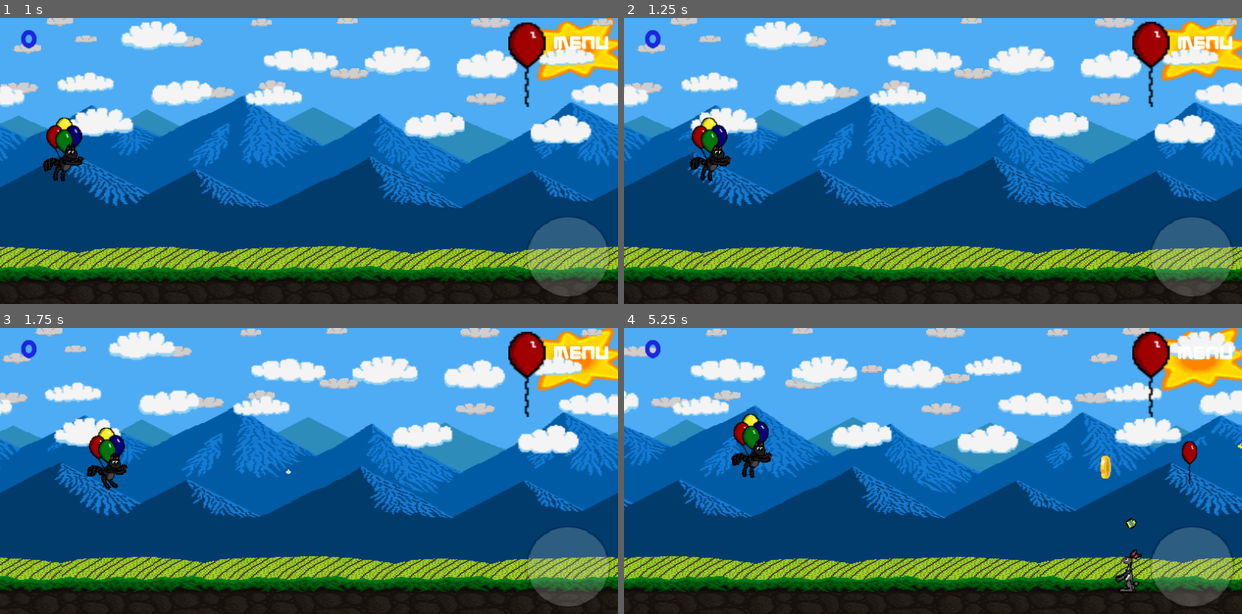
Above: before the commit, frames 1-4 (two rows, left to right).
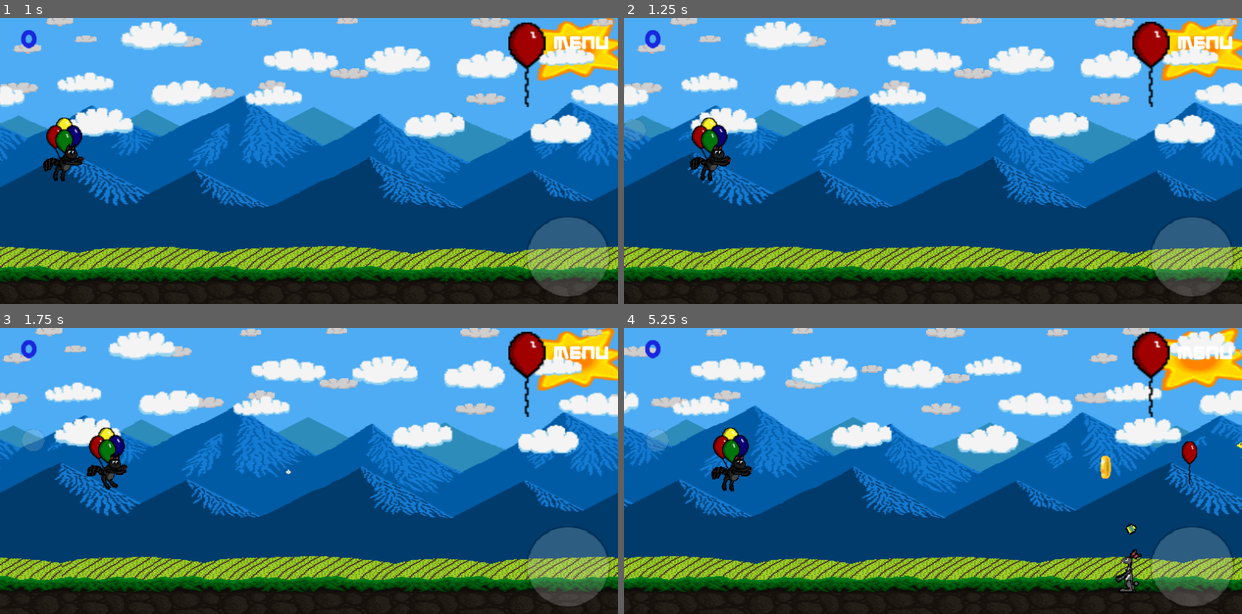
Above: after the commit, the same moments.

Repository: AldieNightStar/balloon_cat
Game: Godot game, scene res://Levels/Level01.tscn
Two runs of this game, one before a commit and one after it. Both use one fixed random seed, a clock stepped at 60 frames per second and the inputs below. This scene is started directly instead of the project's main scene.
Inputs (mouse positions are in pixels of both pictures, inside the frame that each line leads up to):
- Up to frame 1 (1 s): tap Enter (ui_accept) at 0.5, 0.77 s; move the mouse to (444, 146) at 0.52 s; click (444, 146) at 0.67 s
- Up to frame 2 (1.25 s): no input
- Up to frame 3 (1.75 s): move the mouse to (185, 485) at 1.27 s; click (185, 485) at 1.42 s; tap Enter (ui_accept) at 1.52 s
- Up to frame 4 (5.25 s): move the mouse to (994, 408) at 2.02 s; click (994, 408) at 2.17 s; move the mouse to (902, 528) at 2.77 s; click (902, 528) at 2.92 s; tap Enter (ui_accept) at 3.02, 3.77, 4.52 s; move the mouse to (1118, 513) at 3.52 s; click (1118, 513) at 3.67 s; move the mouse to (747, 428) at 4.27 s; click (747, 428) at 4.42 s; move the mouse to (963, 471) at 5.02 s; click (963, 471) at 5.17 s

Frame 1 is identical in both runs. In frame 2, 0.2% of the frame differs, in the area x 0-4%, y 35-43%; in frame 3, 0.2%; in frame 4, 1.8%, in the area x 3-100%, y 30-73%.

Commit message:
Left side finger of the Cat:

Diff:
--- a/Objects/Joystick/ScreenCat.tscn
+++ b/Objects/Joystick/ScreenCat.tscn
@@ -6,7 +6,7 @@
 var holder
 var pressed = false
 
-export var cat_zero_position = Vector2(-400, -150)
+export var cat_zero_position = Vector2(-300, -150) # was: Vector2(-400, -150)
 
 func _ready():
 	holder = get_parent().get_parent()
--- a/Objects/LevelHolder.tscn
+++ b/Objects/LevelHolder.tscn
@@ -1,10 +1,11 @@
-[gd_scene load_steps=18 format=2]
+[gd_scene load_steps=19 format=2]
 
 [ext_resource path="res://Objects/Cat.tscn" type="PackedScene" id=1]
 [ext_resource path="res://assets/Fonts/zorque.ttf" type="DynamicFontData" id=2]
 [ext_resource path="res://Objects/Button/LabelButton.tscn" type="PackedScene" id=3]
 [ext_resource path="res://Objects/Joystick/ScreenCat.tscn" type="PackedScene" id=4]
 [ext_resource path="res://Objects/Button/Button-Fire.tscn" type="PackedScene" id=5]
+[ext_resource path="res://assets/Joystick/circle_small.png" type="Texture" id=6]
 
 [sub_resource type="GDScript" id=1]
 script/source = "extends Node2D
@@ -37,6 +38,8 @@
 func _physics_process(delta):
 	if _go:
 		position.x += speed
+	if !_cat_died:
+		_update_cat_holder()
 
 func _cat_died():
 	emit_signal(\"died\")
@@ -77,16 +80,17 @@
 	_cat_died = false
 	_menu = false
 
-
 func _on_Timer_timeout():
 	if speed < max_speed:
 		speed += 0.1
 
-func _global_joystick_change(v):
-	G.emit_signal(\"_on_joystick_change\", v)
-
 func _on_new_record(name, num):
 	G.play(\"gem.ogg\")
+
+func _update_cat_holder():
+	if !_cat_died:
+		var pos = $cat.global_position + Vector2(-100, -40)
+		$CatHolder.global_position = pos
 "
 
 [sub_resource type="GDScript" id=2]
@@ -309,5 +313,11 @@
 
 [node name="KillerCounter" type="Node2D" parent="."]
 script = SubResource( 12 )
+
+[node name="CatHolder" type="Sprite" parent="."]
+self_modulate = Color( 1, 1, 1, 0.180392 )
+position = Vector2( -501.829, 4.5397 )
+scale = Vector2( 0.308945, 0.30095 )
+texture = ExtResource( 6 )
 [connection signal="score_updated" from="Score" to="clayer/score" method="_on_Score_score_updated"]
 [connection signal="timeout" from="Timer" to="." method="_on_Timer_timeout"]
--- a/project.godot
+++ b/project.godot
@@ -46,7 +46,6 @@
 
 config/name="BalloonCat"
 run/main_scene="res://Levels/MainMenu.tscn"
-config/icon="res://icon.png"
 
 [audio]
 
Binary file removed: icon.png
Not shown, removed: icon.png.import
